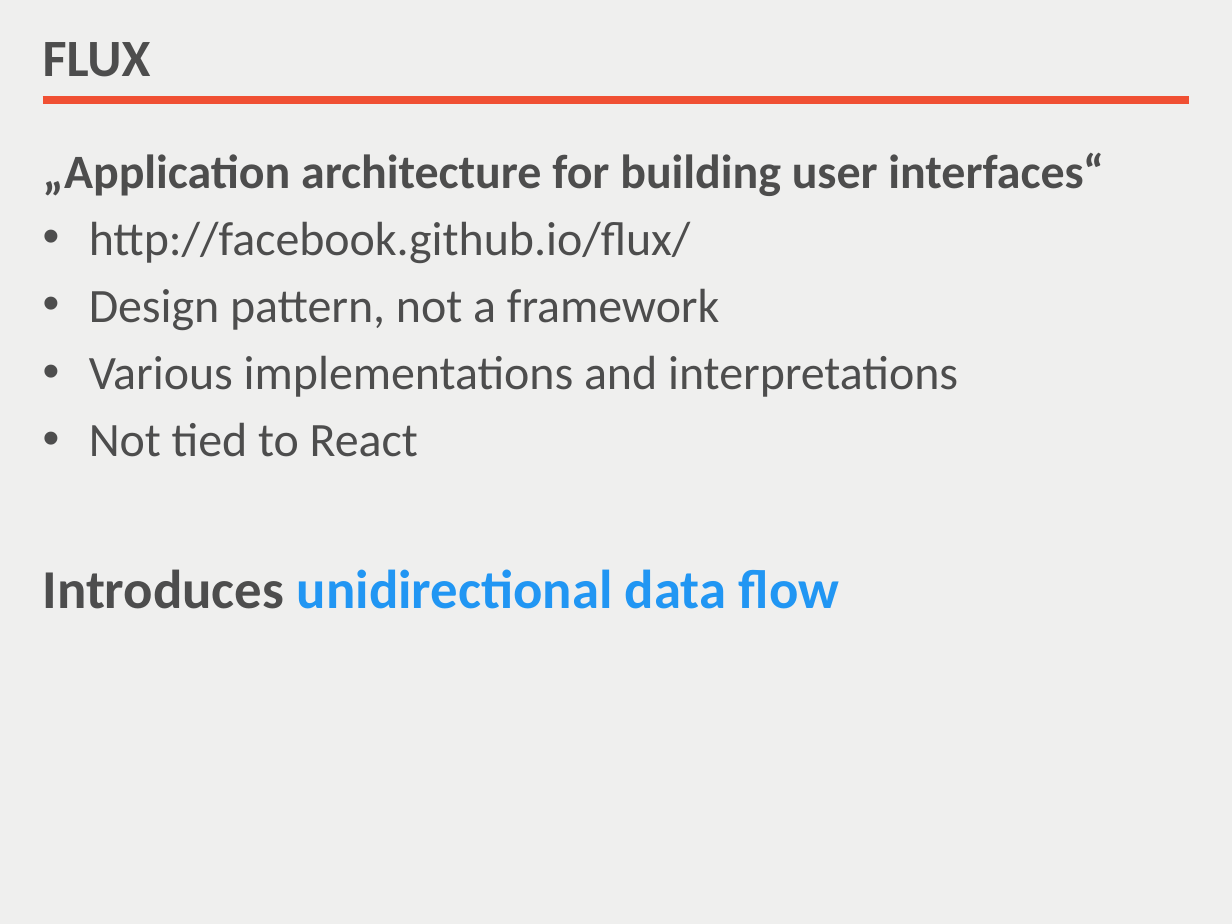
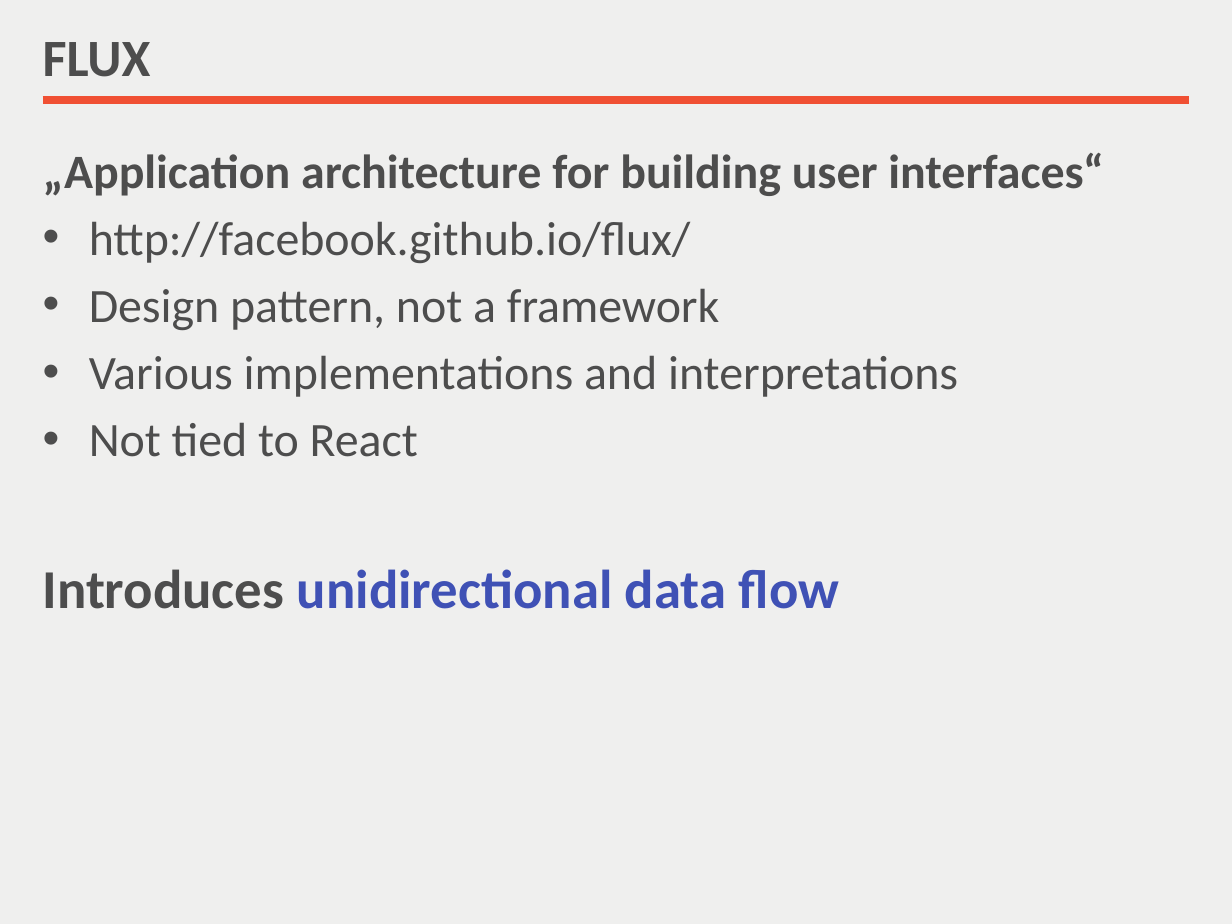
Before and after one commit to nilshartmann/react-meetup-flux, a slide deck: slide 8 of Flux Introduction.pptx. Drawn at 1232x924 pixels with LibreOffice and Linux fonts; fonts in the diff are those of the drawing. Boxes give left, top, right and bottom in pixels: in the first picture for what was removed or moved away, otherwise in the second. Text is boxed around its words. In the diff, an @@ line names an element or a change of style, - is before the commit and + after.

```diff
--- a/Flux Introduction.pptx
+++ b/Flux Introduction.pptx
@@ text at <box>43,569,840,609</box>: text colour #2196F3 to #3F51B5 in "unidirectional data flow" @@
```
Also in this commit, not shown: 7 other slides changed, 8 slides added, 3 slides removed, 1 other file.
